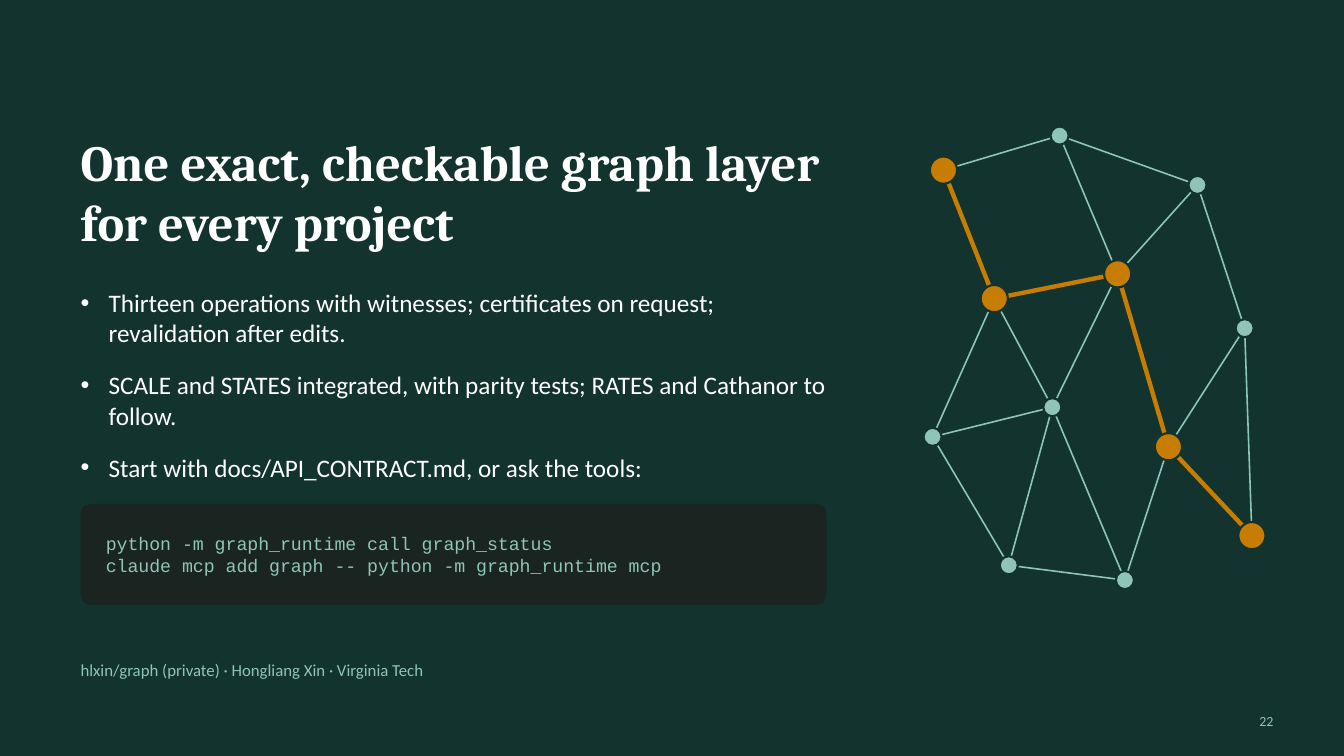
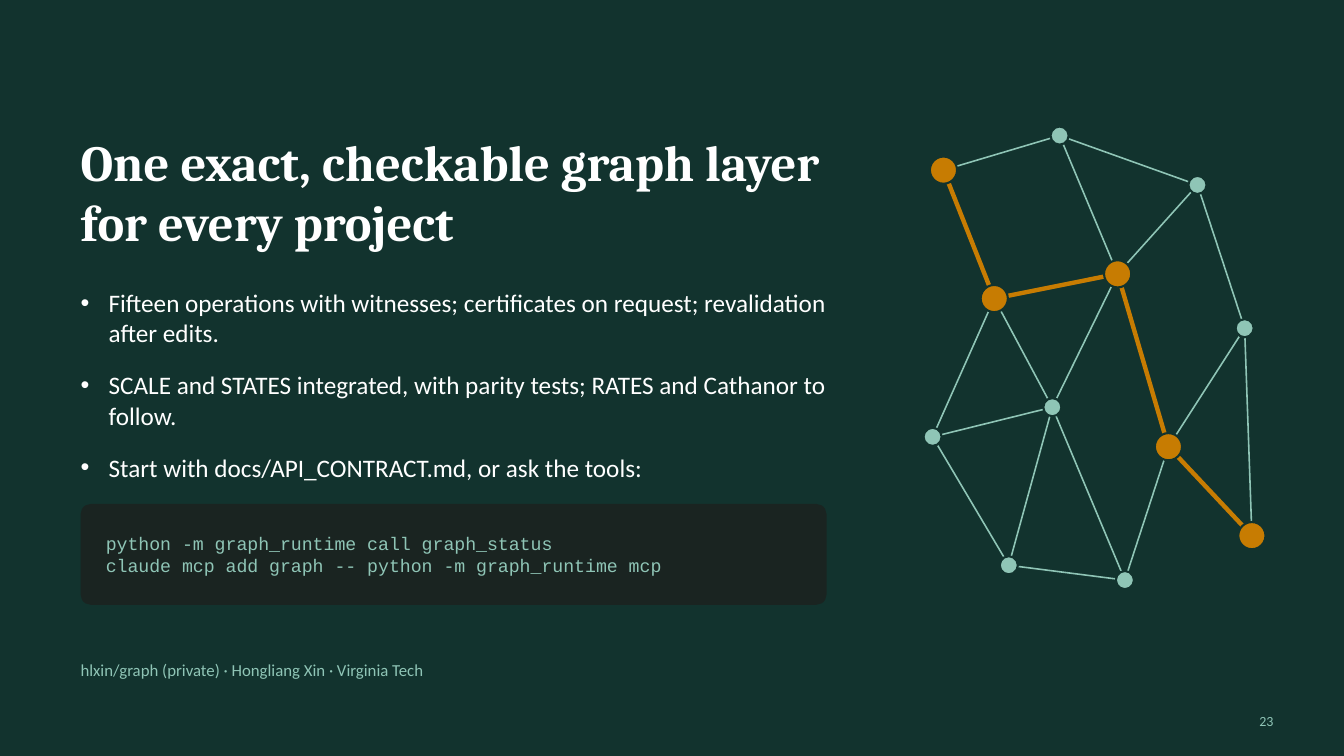
Before and after one commit to hlxin/graph, a slide deck: slide 23 of docs/GRAPH_slides.pptx (slide 22 before the commit). Drawn at 1344x756 pixels with LibreOffice and Linux fonts; fonts in the diff are those of the drawing. Boxes give left, top, right and bottom in pixels: in the first picture for what was removed or moved away, otherwise in the second. Text is boxed around its words. In the diff, an @@ line names an element or a change of style, - is before the commit and + after.

```diff
--- a/docs/GRAPH_slides.pptx
+++ b/docs/GRAPH_slides.pptx
@@ text at (109,294,825,342): text changed @@
-• Thirteen operations with witnesses; certificates on request; revalidation after edits.
+• Fifteen operations with witnesses; certificates on request; revalidation after edits.
```
Also in this commit, not shown: 8 other slides changed, 1 slide added, 3 other files.
